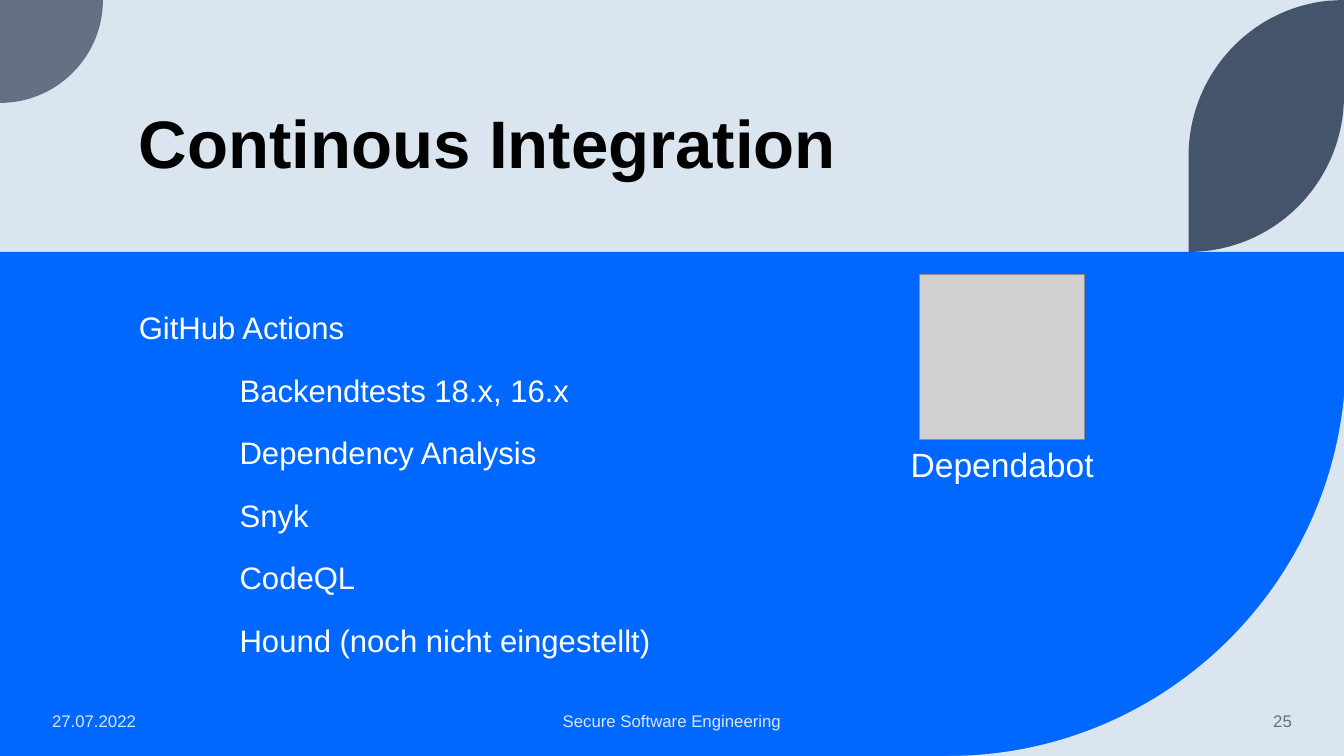
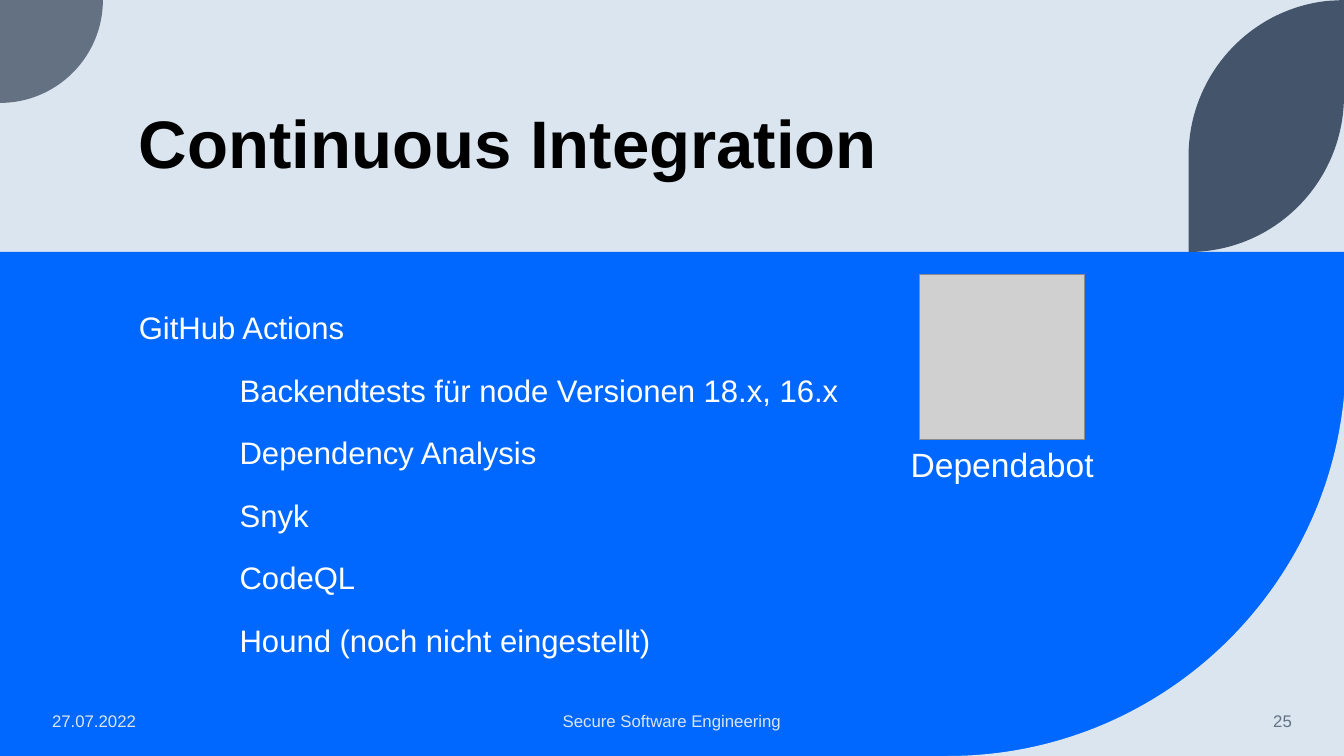
Before and after one commit to BranAndSceolan/SSE-Notes, a slide deck: slide 25 of documentation/Notiz-App.pptx. Drawn at 1344x756 pixels with LibreOffice and Linux fonts; fonts in the diff are those of the drawing; grey boxes stand for pictures. Boxes give left, top, right and bottom in pixels: in the first picture for what was removed or moved away, otherwise in the second. Text is boxed around its words. In the diff, an @@ line names an element or a change of style, - is before the commit and + after.

```diff
--- a/documentation/Notiz-App.pptx
+++ b/documentation/Notiz-App.pptx
@@ title at (139, 119, 877, 181): text changed @@
-Continous Integration
+Continuous Integration
@@ text at (240, 379, 839, 406): text changed @@
-Backendtests 18.x, 16.x
+Backendtests für node Versionen 18.x, 16.x
```
Also in this commit, not shown: 30 other slides changed, 3 other files.
